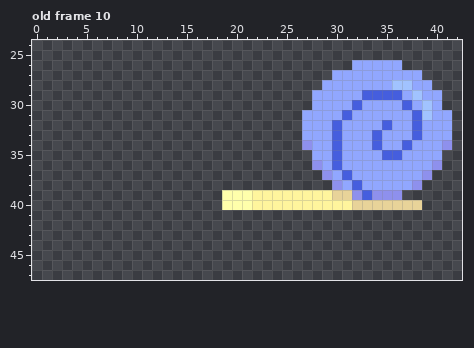
A pixel-art file gets an edit: The Fallen Guardian/Assets/Art/Characters/Enemies/Snail/Attack/Snail_Attack_Left.aseprite. The picture above was drawn from the file before the commit.
64x64 pixels, 12 frames. Shown: old frame 10: x 0..42, y 24..47. The commit also changed other frames, which this record leaves out.
New version:
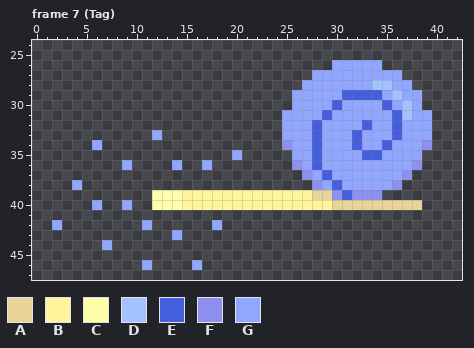
Palette (. is transparent): A #e8d399  B #fff59d  C #ffffab  D #a1c3ff  E #455ede  F #8e90ed  G #91a7ff
A new or re-ordered frame is compared with the old frame closest to it.
Diff:
frames re-ordered
Frame 7 (Tag) against old frame 10, layers "Effects", "Body", "Shell":
y 26: x 30..31 .. -> GG; x 35..36 GG -> ..
y 27: x 28..29 .. -> GG; x 37..38 GG -> ..
y 28: x 27..28 .. -> GG; x 34..39 GGDDGG -> DDGG..
y 29: x 26..27 .. -> GG; x 31..32 GG -> EE; x 35..36 EE -> GD; x 38..40 DGG -> G..
y 30: x 26..27 .. -> GG; x 30 G -> E; x 32 E -> G; x 35 G -> E; x 37 E -> D; x 39..40 DG -> ..
y 31: x 25..26 .. -> GG; x 29 G -> E; x 31 E -> G; x 36..41 GGEDGG -> EDGG..
y 32: x 25..26 .. -> GG; x 28 G -> E; x 30 E -> G; x 33 G -> E; x 35..36 EG -> GE; x 38 E -> G; x 40..41 GG -> ..
y 33: x 12 . -> G; x 25..26 .. -> GG; x 28 G -> E; x 30 E -> G; x 32 G -> E; x 34 E -> G; x 36 G -> E; x 38 E -> G; x 40..41 GG -> ..
y 34: x 6 . -> G; x 25..28 ..FG -> FGGE; x 30 E -> G; x 32 G -> E; x 34..35 EG -> GE; x 37 E -> G; x 39..41 GGF -> F..
y 35: x 20 . -> G; x 26..28 ..G -> GGE; x 30 E -> G; x 33..36 GGEE -> EEGG; x 39..40 GG -> ..
y 36: x 9 . -> G; x 14 . -> G; x 17 . -> G; x 26..28 ..F -> FGE; x 30 E -> G; x 38..40 GGF -> F..
y 37: x 27..29 ..F -> FGE; x 31 E -> G; x 37..39 GGF -> F..
y 38: x 4 . -> G; x 28..30 ..F -> FGE; x 32 E -> G; x 36..38 GGF -> F..
y 39: x 12..21 .......CCC -> CCCBBBBBBB; x 28..31 BBAA -> AAFE; x 33 E -> F; x 35..36 FF -> ..
y 40: x 6 . -> G; x 9 . -> G; x 12..21 .......CCC -> CCCBBBBBBB; x 30..31 BB -> AA
y 42: x 2 . -> G; x 11 . -> G; x 18 . -> G
y 43: x 14 . -> G
y 44: x 7 . -> G
y 46: x 11 . -> G; x 16 . -> G
Where, in picture pixels (left, top, right, bottom), the same in both pictures:
changed: (72, 60, 452, 270)
added: (52, 220, 62, 230)
